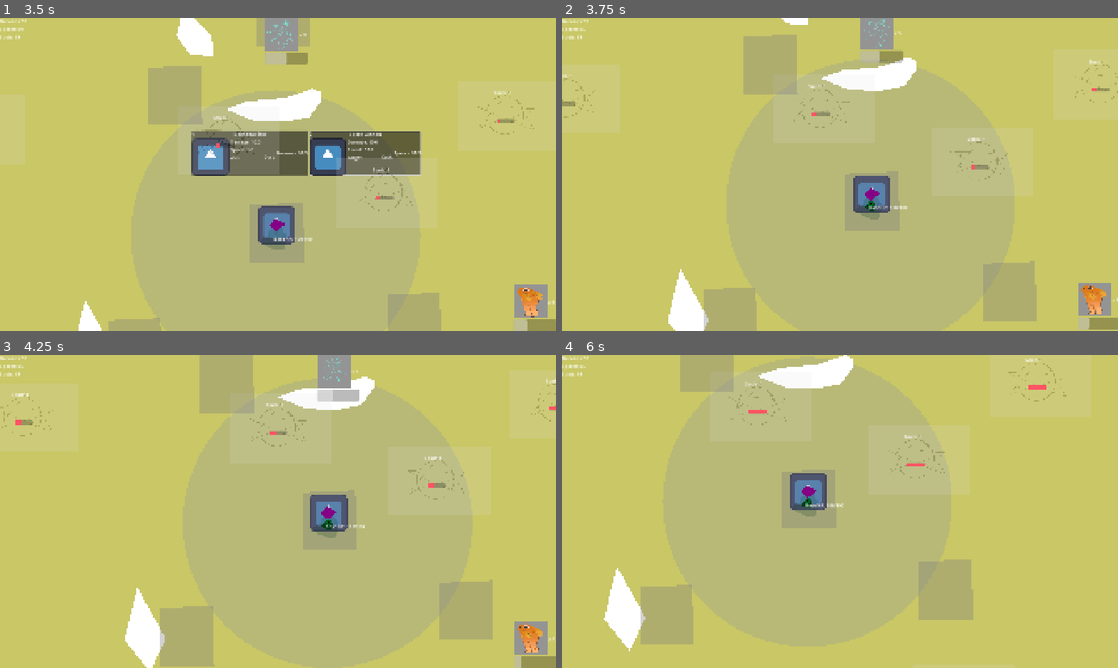
Above: before the commit, frames 1-4 (two rows, left to right).
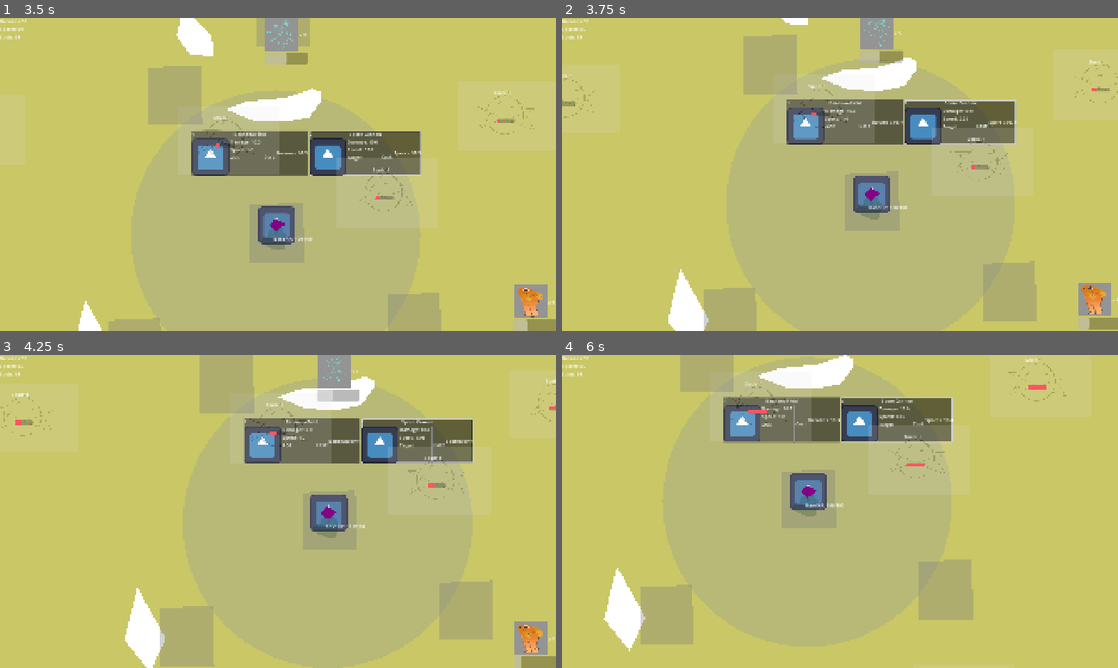
Above: after the commit, the same moments.

Repository: skeeeth/Allstar-Cult-Slip
Game: Godot game, scene res://Source/Level/World/World.tscn
Same seed, same stepped clock (60 frames per second), same inputs: the game is played once before the commit and once after it. The engine's default icon, where the game draws it, is replaced by a stand-in: a white triangle on a blue panel in a dark square.
Inputs:
- Up to frame 1 (3.5 s): tap Enter at 0.5 s; hold D (right) 0.53-1.28 s; hold E (Interact) 0.53-1.28 s; hold S (down) 1.28-2.03 s; tap 1 (one) at 1.35 s; hold D (right) 2.03-2.78 s; hold 3 (three) 2.03-2.78 s; hold W (up) from 2.78 s (still down); tap 2 (two) at 2.85 s
- Up to frame 2 (3.75 s): release W (up) at 3.53 s; hold A (left) from 3.53 s (still down); hold E (Interact) from 3.53 s (still down)
- Up to frame 3 (4.25 s): keep holding A (left); keep holding E (Interact)
- Up to frame 4 (6 s): release E (Interact) at 4.28 s; tap 1 (one) at 4.35 s; release A (left) at 5.03 s; hold S (down) 5.03-5.78 s; hold 3 (three) 5.03-5.78 s; hold D (right) from 5.78 s (still down); tap 2 (two) at 5.85 s

Frame 1 is identical in both runs. In frame 2, 6.0% of the frame differs, in the area x 40-82%, y 26-62%; in frame 3, 5.9%; in frame 4, 6.1%, in the area x 29-71%, y 13-49%.
Error after the commit: Parse Error: Too many arguments for "slip()" call. Expected at most 0 but received 1. (res://Source/Interactable/Towers/Tower.gd:85)

Commit message:
Effect type wip

Diff:
--- a/Source/Interactable/Towers/Tower.gd
+++ b/Source/Interactable/Towers/Tower.gd
@@ -77,6 +77,12 @@
 
 
 func trigger_single(u:Unit):
+	for e in data.effects.keys():
+		match e:
+			TowerData.effect_types.DAMAGE:
+				u.take_damage(data.effects[e])
+			TowerData.effect_types.SLIP:
+				u.slip(data.effects[e])
 	u.take_damage(data.effect_strength)
 
 func set_target_last():
--- a/Source/Interactable/Towers/TowerData.gd
+++ b/Source/Interactable/Towers/TowerData.gd
@@ -9,6 +9,9 @@
 enum trigger_conditions{AREA_TIME, UNIT_TIME, ENTRY, EXIT}
 @export var trigger_condition:trigger_conditions
 
+enum effect_types{DAMAGE, SLOW, SLIP}
+@export var effects:Dictionary[effect_types,float] = {effect_types.DAMAGE:0}
+
 @export var trigger_time = 1.0
 @export var effect_strength:float = 10
 
--- a/Source/Level/UI/Wave Indicator/wave_indicator.gd
+++ b/Source/Level/UI/Wave Indicator/wave_indicator.gd
@@ -46,6 +46,7 @@
 		var new_tween = create_tween()
 		new_tween.tween_callback(instance_unit).set_delay(interval)
 		new_tween.set_loops(quota)
+		new_tween.finished.connect(queue_free)
 
 func instance_unit():
 	var new_enemy:Enemy = Enemy.create(type);
--- a/Source/Unit/UnitClass.gd
+++ b/Source/Unit/UnitClass.gd
@@ -21,5 +21,8 @@
 	if current_health <= 0:
 		die()
 
+func slip():
+	pass
+
 func die():
 	died.emit(self)
